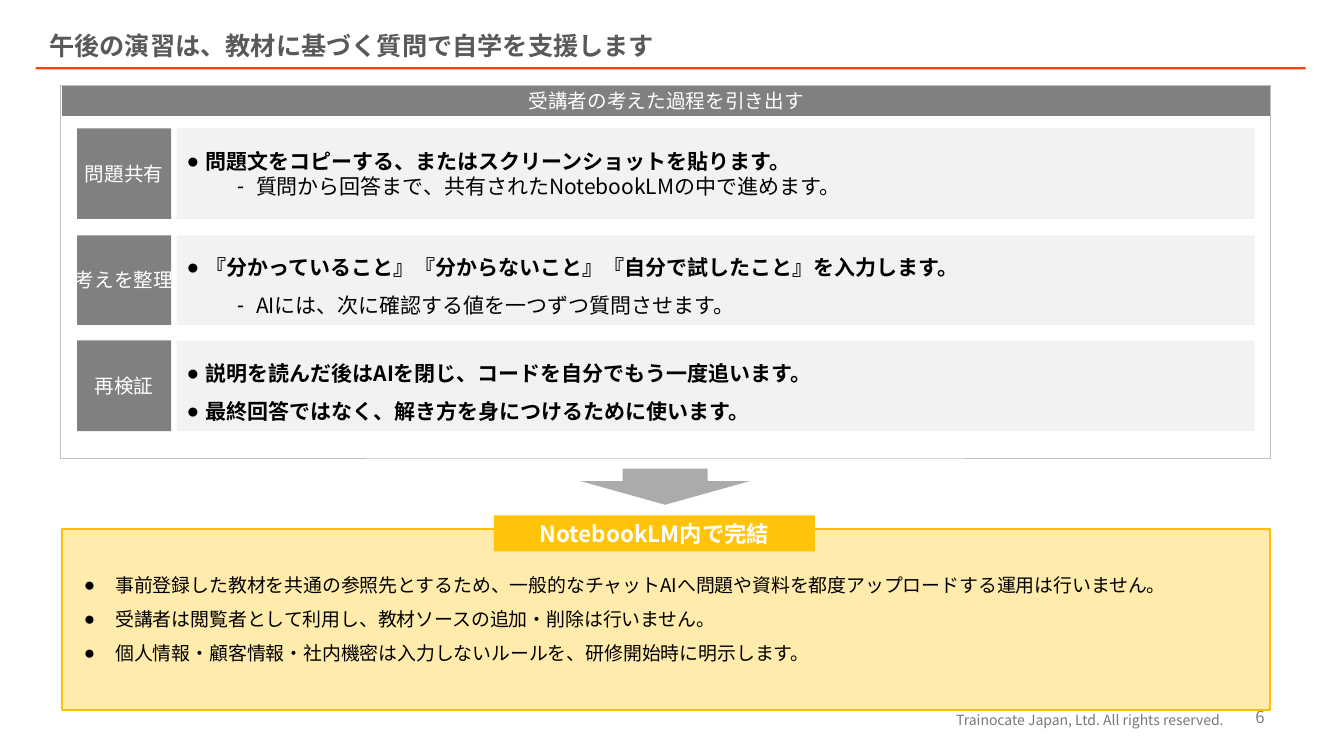
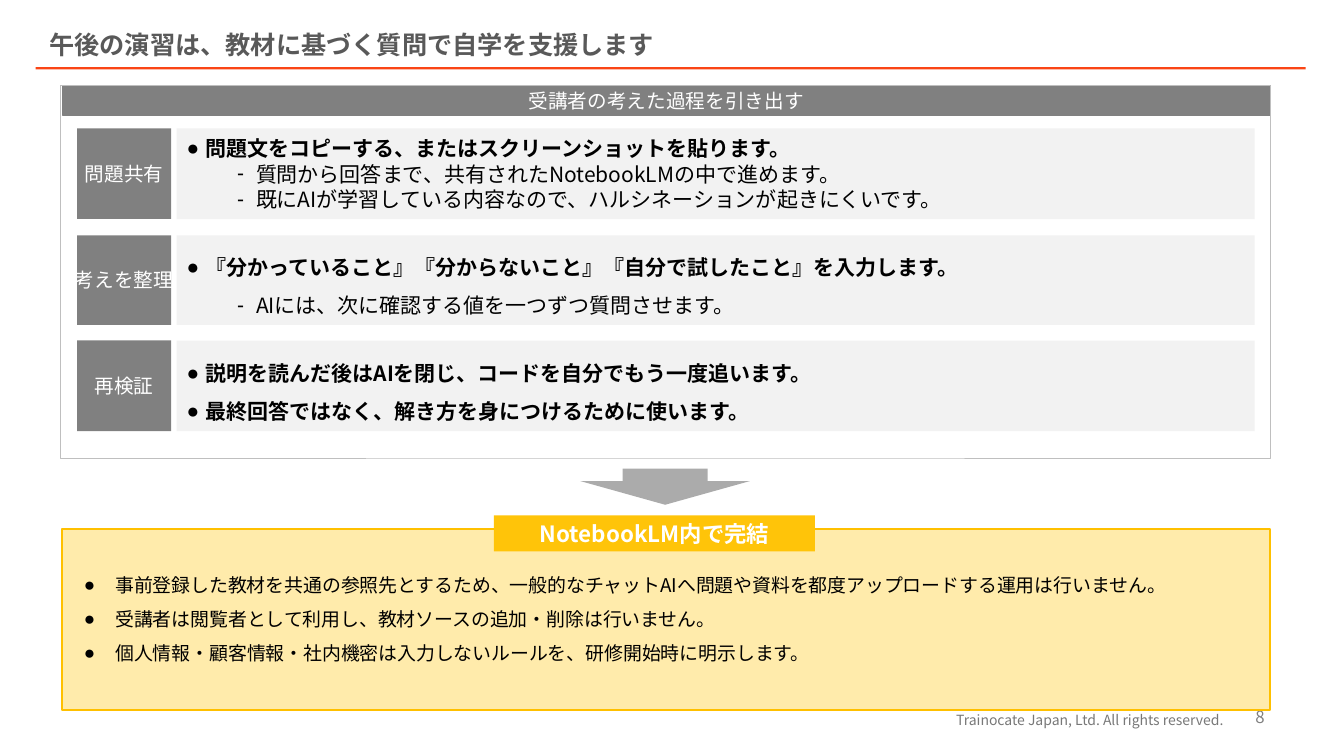
Before and after one commit to juyeongjung1/FETaisaku, a slide deck: slide 8 of output/pptx/NIT様_内定者研修_カリキュラム改訂ご提案.pptx (slide 6 before the commit). Drawn at 1344x756 pixels with LibreOffice and Linux fonts; fonts in the diff are those of the drawing; background and template pictures are left out. Boxes give left, top, right and bottom in pixels: in the first picture for what was removed or moved away, otherwise in the second. Text is boxed around its words. In the diff, an @@ line names an element or a change of style, - is before the commit and + after.

Commit message:
自習時のAI設定手順の整理と質問例の簡潔化および教材PDFの更新

```diff
--- a/output/pptx/NIT様_内定者研修_カリキュラム改訂ご提案.pptx
+++ b/output/pptx/NIT様_内定者研修_カリキュラム改訂ご提案.pptx
@@ text "午後の演習は、教材に基づく質問で自学を支援します" at (49,32,654,57): line spacing 0.9 to 0.8 @@
@@ text in rectangle at (256,189,942,209): paragraph added @@
+  – 既にAIが学習している内容なので、ハルシネーションが起きにくいです。
@@ page number at (1255,706,1264,728): text changed @@
-6
+8
```
Also in this commit, not shown: 4 other slides changed, 2 slides added, 1 slide removed, 3 other files.
